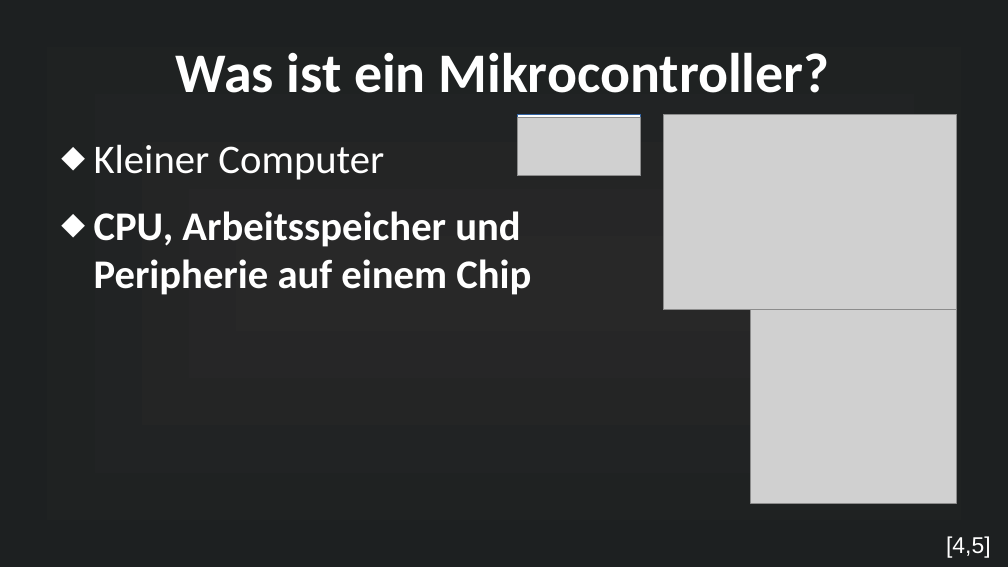
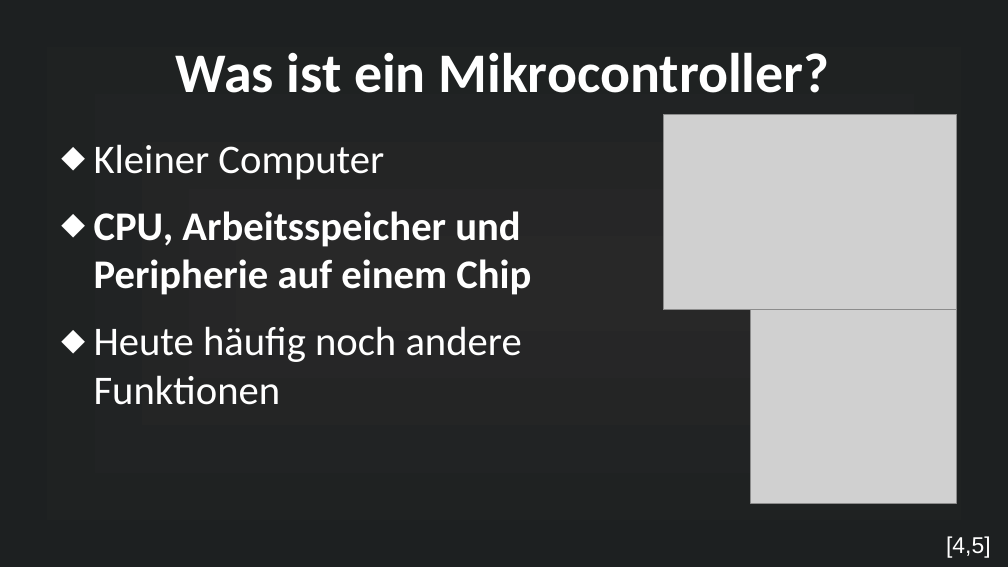
Before and after one commit to MuffinKran24/IMP_GFS, a slide deck: slide 5 of Mikrocontroller_GFS.odp. Drawn at 1008x567 pixels with LibreOffice and Linux fonts; fonts in the diff are those of the drawing; grey boxes stand for pictures. Boxes give left, top, right and bottom in pixels: in the first picture for what was removed or moved away, otherwise in the second. Text is boxed around its words. In the diff, an @@ line names an element or a change of style, - is before the commit and + after.

```diff
--- a/Mikrocontroller_GFS.odp
+++ b/Mikrocontroller_GFS.odp
@@ rectangle removed at [518,114,640,176] @@
@@ picture removed at [518,117,640,176] @@
@@ text at [94,326,522,405]: paragraph added @@
+⬥ Heute häufig noch andere Funktionen
```
Also in this commit, not shown: 6 other slides changed, 4 slides added, 3 slides removed, 47 other files.
